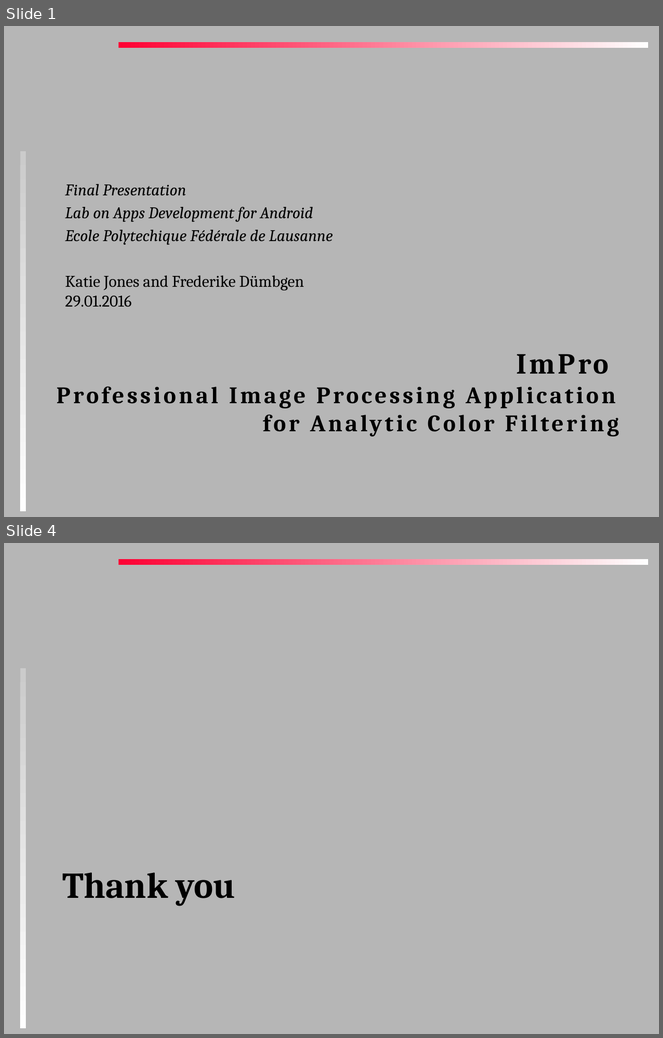
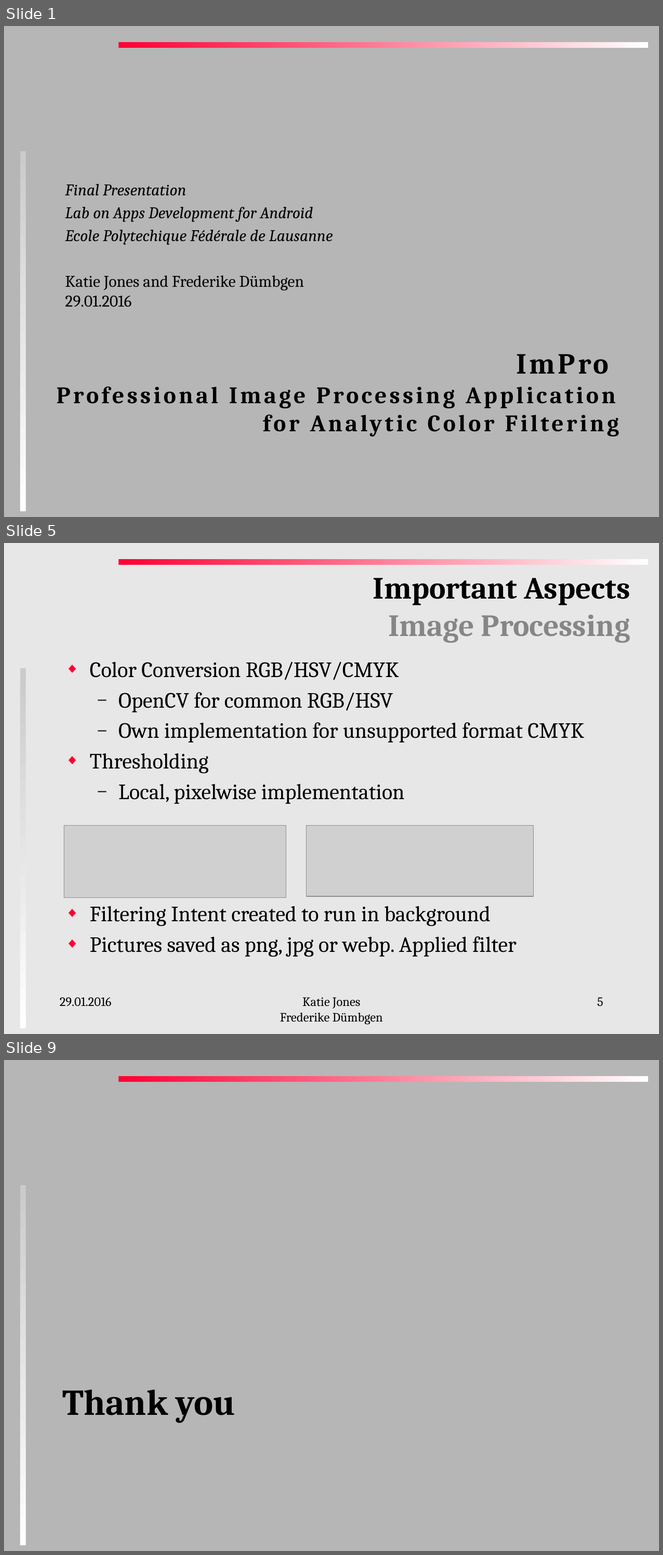
Before and after one commit to katie-jones/impro, a slide deck: FinalPresentation.pptx. Shown one above the other, each under a label of ours: slides 1 and 4 before the commit, slides 1, 5 and 9 after it; the slides between them are not shown. The pictures are 663x1038 and 663x1555 pixels, drawn with LibreOffice and Linux fonts; fonts in the diff are those of the drawing; grey boxes stand for pictures. Boxes give left, top, right and bottom in pixels: in the first picture for what was removed or moved away, otherwise in the second. Text is boxed around its words. In the diff, an @@ line names an element or a change of style, - is before the commit and + after.

```diff
--- a/FinalPresentation.pptx
+++ b/FinalPresentation.pptx
@@ slide 5 added at <box>4,543,659,1034</box>, background #E7E7E7; not listed: 2 template elements that a slide beside it also shows @@
@@ title added at <box>373,578,631,643</box>, 34 pt, text #000000, bold @@
+Important Aspects
+Image Processing
@@ text added at <box>90,662,584,957</box>, 24 pt, text #000000 @@
+◆ Color Conversion RGB/HSV/CMYK
+  – OpenCV for common RGB/HSV
+  – Own implementation for unsupported format CMYK
+◆ Thresholding
+  – Local, pixelwise implementation
+◆ Filtering Intent created to run in background
+◆ Pictures saved as png, jpg or webp. Applied filter
@@ picture added at <box>64,825,286,898</box> @@
@@ picture added at <box>306,825,533,896</box> @@
@@ text added at <box>60,997,112,1006</box>, 14 pt, text #000000 @@
+29.01.2016
@@ text added at <box>280,997,383,1025</box>, 14 pt, text #000000 @@
+Katie Jones
+Frederike Dümbgen
@@ page number added at <box>597,997,604,1007</box>, 14 pt, text #000000 @@
+5
@@ what was slide 4 is now slide 9 @@
```
Also in this commit, not shown: 2 slides changed, 4 other slides added, 18 other files.
